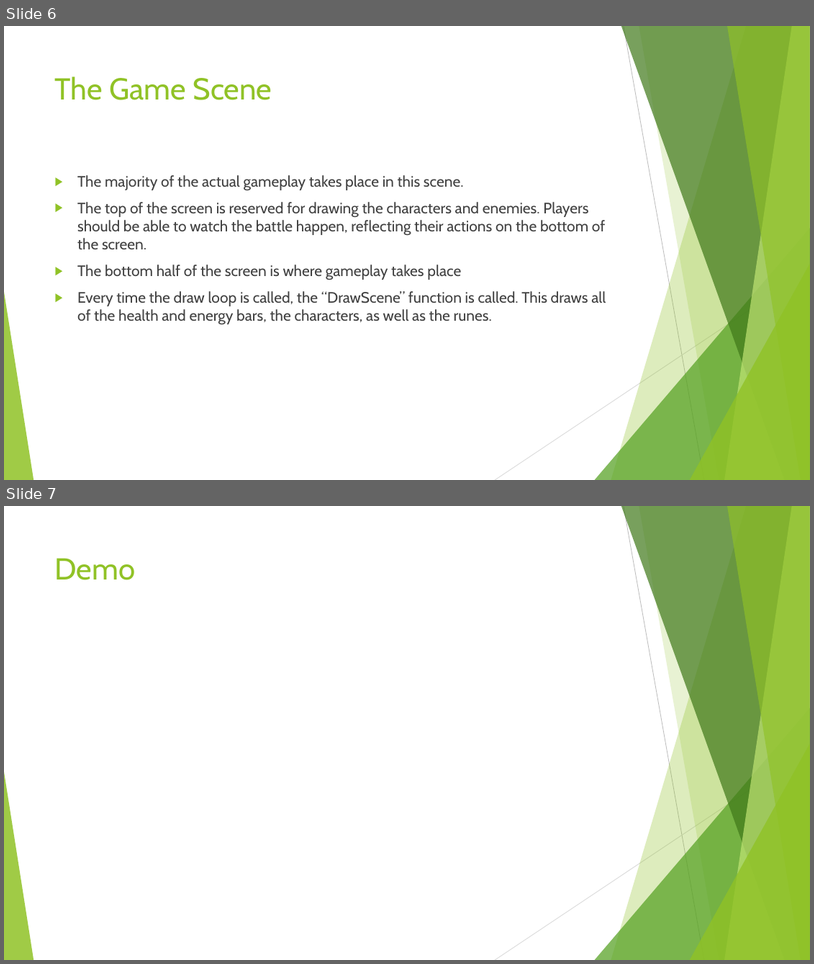
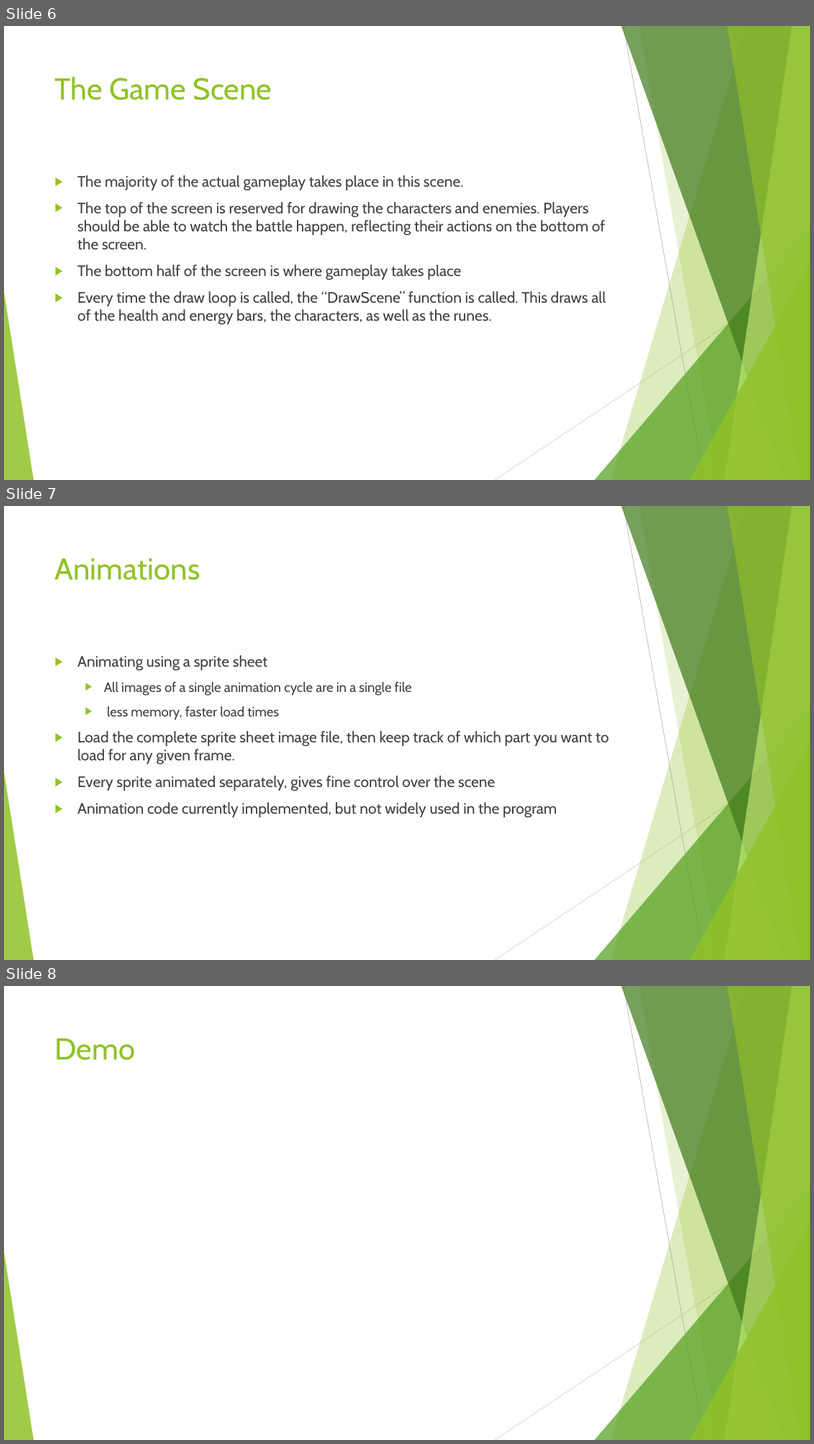
Before and after one commit to Cwalrus96/SeniorProject, a slide deck: Presentations/ProgressPresentation.pptx. Shown one above the other, each under a label of ours: slides 6 and 7 before the commit, slides 6, 7 and 8 after it. The pictures are 814x964 and 814x1444 pixels, drawn with LibreOffice and Linux fonts; fonts in the diff are those of the drawing. Boxes give left, top, right and bottom in pixels: in the first picture for what was removed or moved away, otherwise in the second. Text is boxed around its words. In the diff, an @@ line names an element or a change of style, - is before the commit and + after.

Commit message:
Added loadGame scene

```diff
--- a/Presentations/ProgressPresentation.pptx
+++ b/Presentations/ProgressPresentation.pptx
@@ slide 7 added at [4, 506, 810, 960], background #FFFFFF; not listed: 10 template elements that a slide beside it also shows @@
@@ title added at [55, 558, 201, 580], 36 pt, text #90C226 @@
+Animations
@@ text added at [77, 655, 610, 817], 18 pt, text #404040 @@
+▶ Animating using a sprite sheet
+  ▶ All images of a single animation cycle are in a single file
+  ▶ less memory, faster load times
+▶ Load the complete sprite sheet image file, then keep track of which part you want to load for any given frame.
+▶ Every sprite animated separately, gives fine control over the scene
+▶ Animation code currently implemented, but not widely used in the program
@@ what was slide 7 is now slide 8 @@
```
Also in this commit, not shown: 5 other files.
